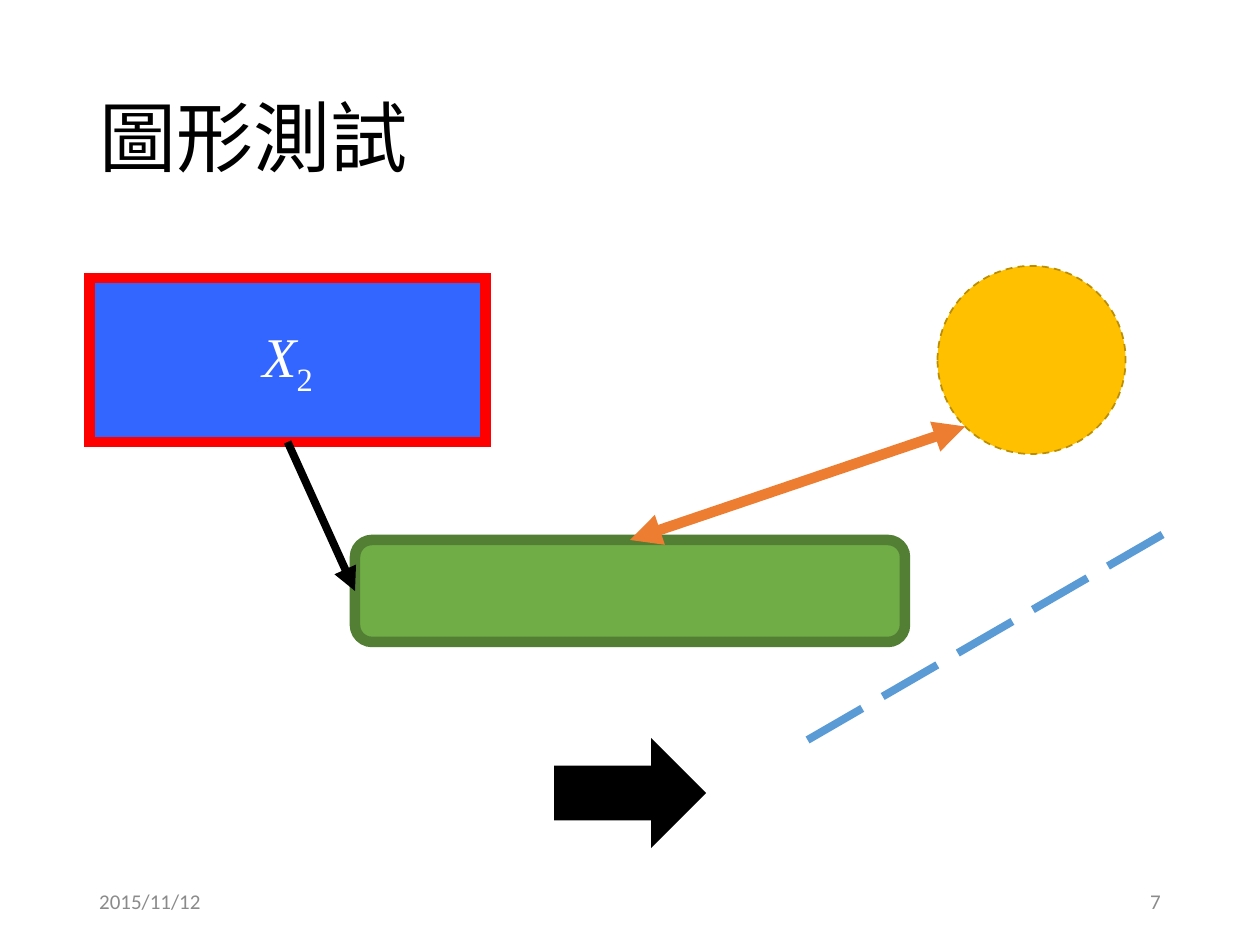
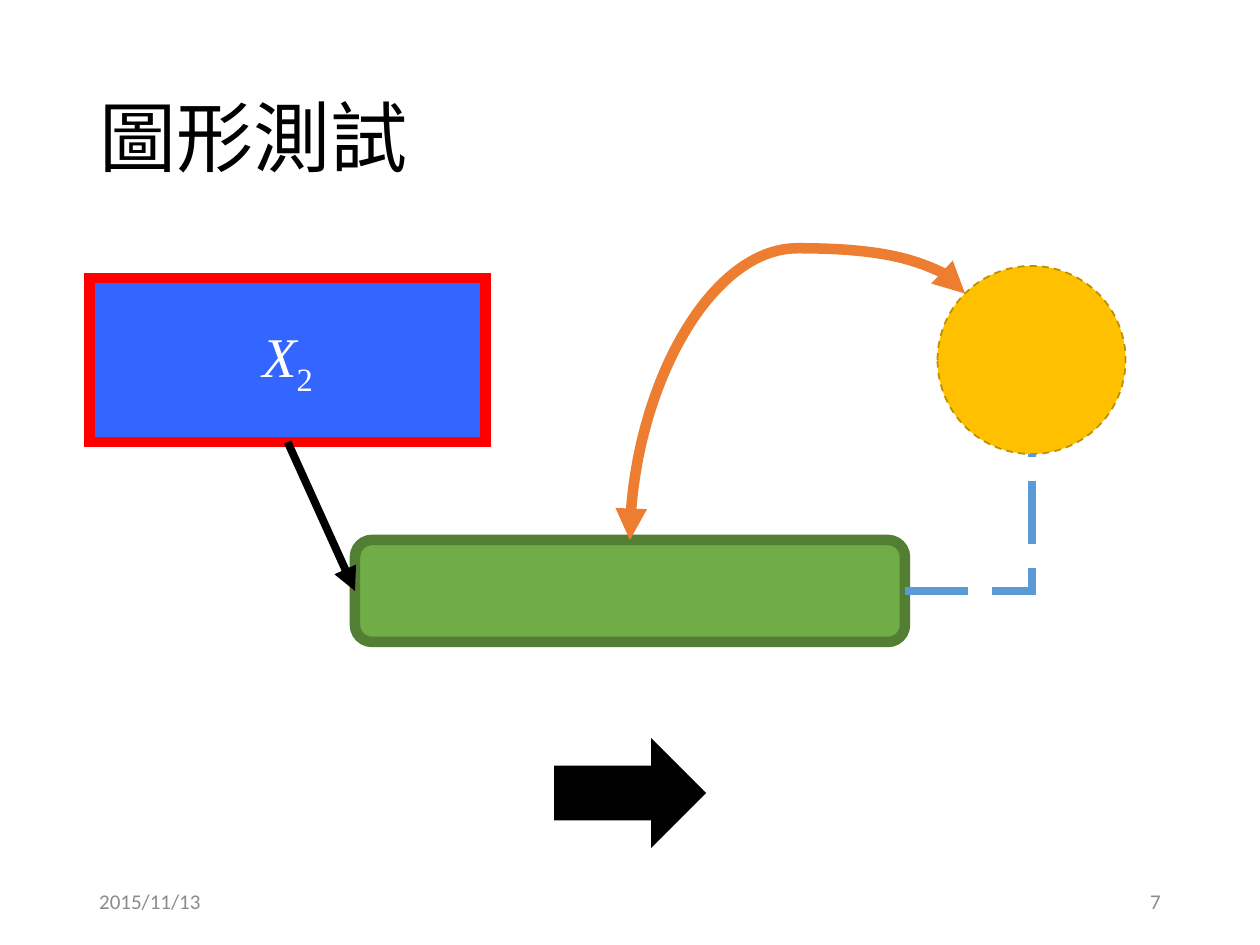
Before and after one commit to g21589/PPTX2HTML, a slide deck: slide 7 of files/test.pptx. Drawn at 1260x945 pixels with LibreOffice and Linux fonts; fonts in the diff are those of the drawing. Boxes give left, top, right and bottom in pixels: in the first picture for what was removed or moved away, otherwise in the second. Text is boxed around its words. In the diff, an @@ line names an element or a change of style, - is before the commit and + after.

```diff
--- a/files/test.pptx
+++ b/files/test.pptx
@@ double arrow moved from (965, 427) - (630, 541) to (965, 294) - (630, 541) @@
@@ double arrow (965, 294) - (630, 541): double arrow to curved double arrow @@
@@ line moved from (808, 740) - (1173, 528) to (905, 591) - (1032, 454) @@
@@ line (905, 591) - (1032, 454): line to elbow line @@
@@ text at [99,894,200,910]: text changed @@
-2015/11/12
+2015/11/13
```
Also in this commit, not shown: 8 other slides changed, 26 other files.
